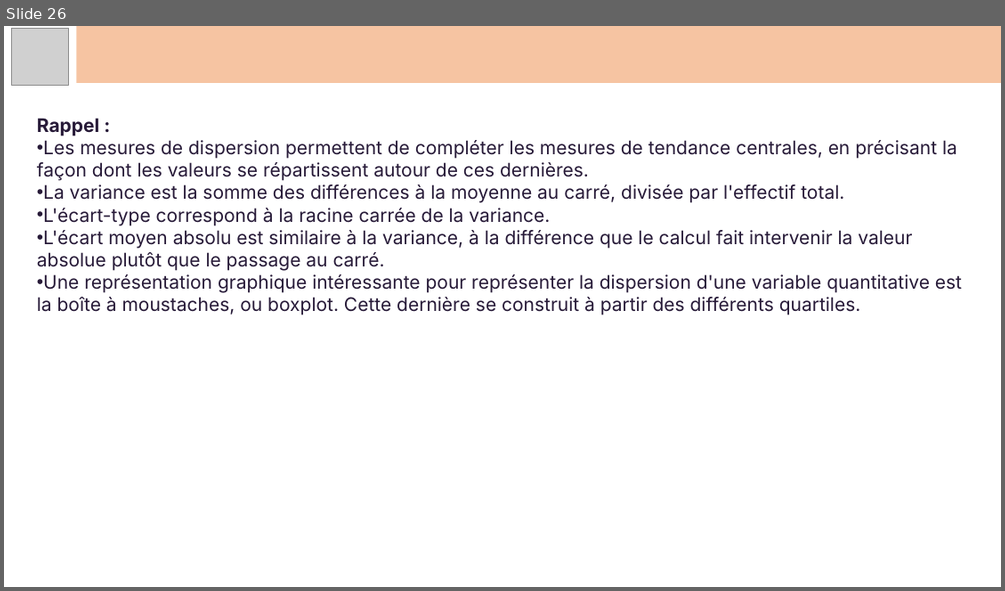
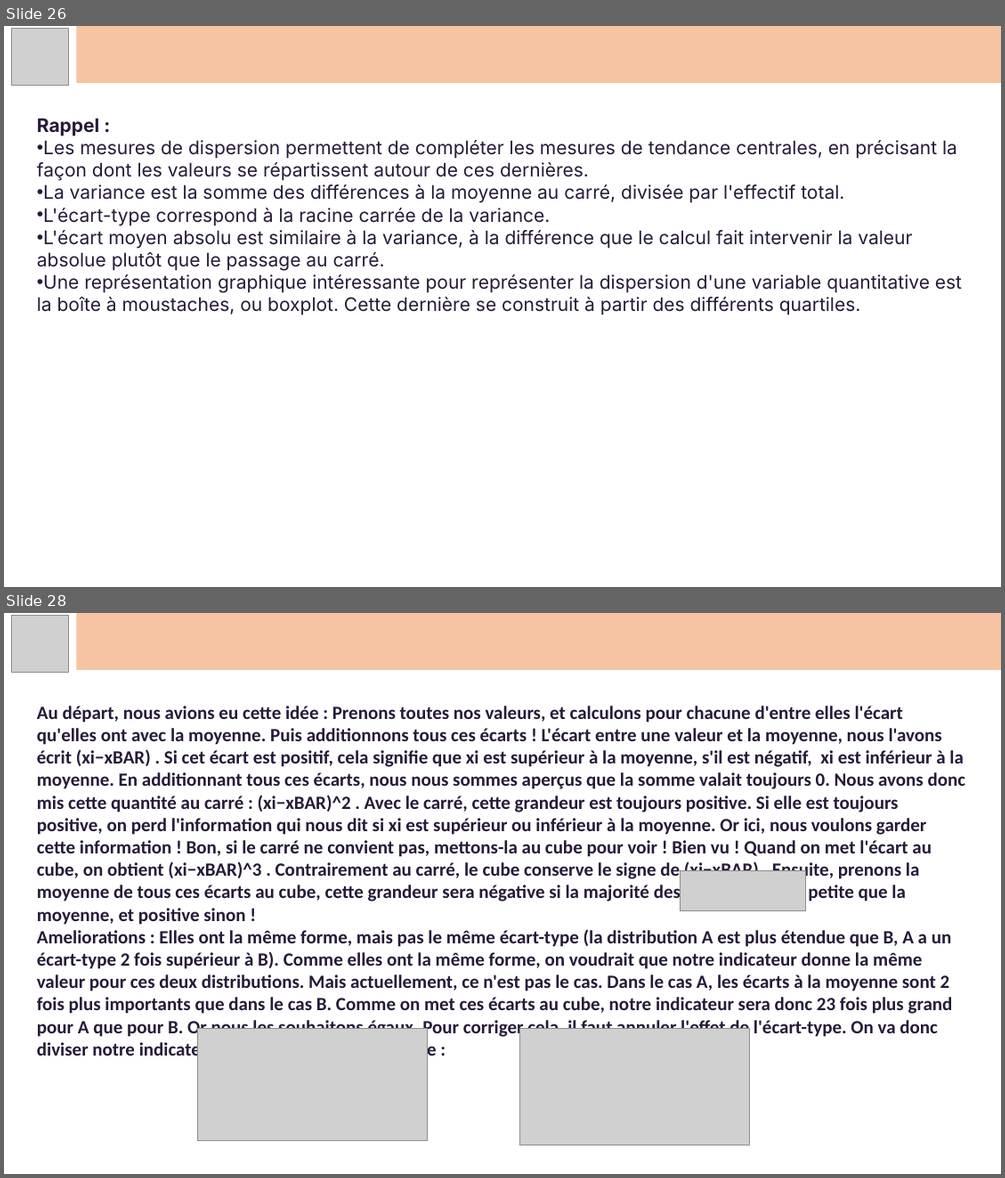
Before and after one commit to Koraiche/Artificial_Intelligence, a slide deck: Docs/Courses/Data Science/Data Analysis/Statistiques.pptx. Shown one above the other, each under a label of ours: slide 26 before the commit, slides 26 and 28 after it; the slides between them are not shown. The pictures are 1005x591 and 1005x1178 pixels, drawn with LibreOffice and Linux fonts; fonts in the diff are those of the drawing; grey boxes stand for pictures. Boxes give left, top, right and bottom in pixels: in the first picture for what was removed or moved away, otherwise in the second. Text is boxed around its words. In the diff, an @@ line names an element or a change of style, - is before the commit and + after.

```diff
--- a/Docs/Courses/Data Science/Data Analysis/Statistiques.pptx
+++ b/Docs/Courses/Data Science/Data Analysis/Statistiques.pptx
@@ slide 28 added at <box>4,613,1001,1174</box>, background #FFFFFF @@
@@ picture added at <box>11,616,68,672</box> @@
@@ rectangle added at <box>77,613,1001,670</box>, fill #F4B183 at 75% opacity @@
@@ text added at <box>37,706,966,1055</box>, 18 pt, text #271A38, bold @@
+Au départ, nous avions eu cette idée : Prenons toutes nos valeurs, et calculons pour chacune d'entre elles l'écart qu'elles ont avec la moyenne. Puis additionnons tous ces écarts ! L'écart entre une valeur et la moyenne, nous l'avons écrit (xi−xBAR) . Si cet écart est positif, cela signifie que xi est supérieur à la moyenne, s'il est négatif, xi est inférieur à la moyenne. En additionnant tous ces écarts, nous nous sommes aperçus que la somme valait toujours 0. Nous avons donc mis cette quantité au carré : (xi−xBAR)^2 . Avec le carré, cette grandeur est toujours positive. Si elle est toujours positive, on perd l'information qui nous dit si xi est supérieur ou inférieur à la moyenne. Or ici, nous voulons garder cette information ! Bon, si le carré ne convient pas, mettons-la au cube pour voir ! Bien vu ! Quand on met l'écart au cube, on obtient (xi−xBAR)^3 . Contrairement au carré, le cube conserve le signe de (xi−xBAR) . Ensuite, prenons la moyenne de tous ces écarts au cube, cette grandeur sera négative si la majorité des valeurs est plus petite que la moyenne, et positive sinon !
+Ameliorations : Elles ont la même forme, mais pas le même écart-type (la distribution A est plus étendue que B, A a un écart-type 2 fois supérieur à B). Comme elles ont la même forme, on voudrait que notre indicateur donne la même valeur pour ces deux distributions. Mais actuellement, ce n'est pas le cas. Dans le cas A, les écarts à la moyenne sont 2 fois plus importants que dans le cas B. Comme on met ces écarts au cube, notre indicateur sera donc 23 fois plus grand pour A que pour B. Or nous les souhaitons égaux. Pour corriger cela, il faut annuler l'effet de l'écart-type. On va donc diviser notre indicateur par l'écart-type mis au cube :
@@ picture added at <box>680,870,807,910</box> @@
@@ picture added at <box>197,1028,428,1140</box> @@
@@ picture added at <box>519,1028,750,1144</box> @@
```
Also in this commit, not shown: 19 other slides added, 23 other files.
